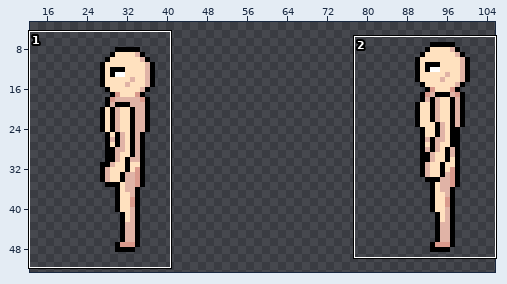
Sprite sheet -- public/assets/Characters/Human/Idle/West/sheet.png. Above: a wide view before the commit, with the close-up outlined.
Close-up. The starting point:
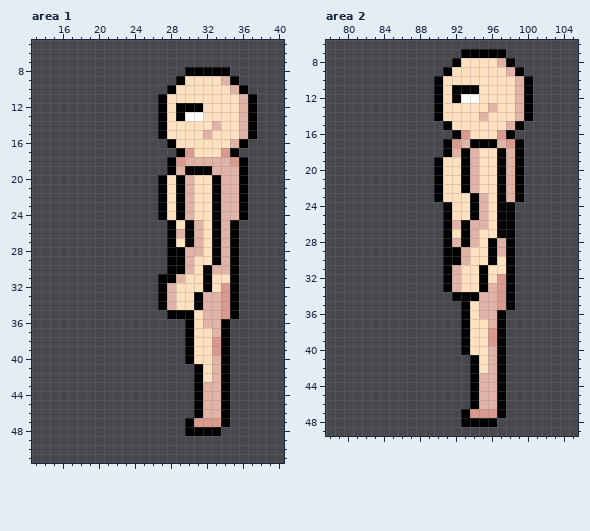
The file is 128x64 pixels. Shown: area 1: x 13..40, y 5..51; area 2: x 78..105, y 6..49. The wide view leaves out empty margins.
New version:
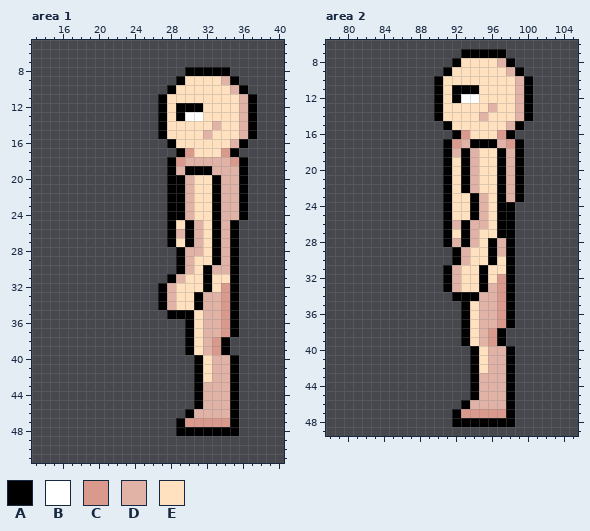
Palette (. is transparent): A #000000  B #ffffff  C #d9998c  D #e0b3a6  E #ffe1bf
Commit message: base player idle finished upgraded trees to a sprite sheet
What changed:
--- area 1
@@ x 25..30 @@
 19 ...ADA
-20 ..AEAD
-21 ..AEAD
-22 ..AEAD
-23 ..AEAD
-24 ..AEAD
+20 ...AAD
+21 ...AAD
+22 ...AAD
+23 ...AAD
+24 ...AAD
 25 ...AEA
@@ x 25..30 @@
 27 ...AEA
-28 ...AAD
-29 ...AAD
-30 ...AAD
-31 ..AADE
+28 ....AD
+29 ....AD
+30 ....AD
+31 ...ADE
 32 ..ADEE
@@ x 27..37 @@
 35 .AAAEDDCA..
-36 ...AEDDA...
-37 ...AEEDA...
-38 ...AEECA...
-39 ...AEECA...
-40 ...AEEDA...
-41 ....AEDA...
-42 ....AEDA...
-43 ....ADDA...
-44 ....ADDA...
-45 ....ADDA...
-46 ....ADDA...
-47 ...ACCCA...
-48 ...AAAA....
+36 ...AEDDCA..
+37 ...AEDDCA..
+38 ...AEDCA...
+39 ...AEDCA...
+40 ....AEDDA..
+41 ....AEDDA..
+42 ....AEDDA..
+43 ....ADDDA..
+44 ....ADDDA..
+45 ....ADDDA..
+46 ...ADDDDA..
+47 ..ACCCCCA..
+48 ..AAAAAAA..
 49 ...........
--- area 2
@@ x 88..93 @@
 18 ...ADA
-19 ..AEEA
-20 ..AEEA
-21 ..AEEA
-22 ..AEEA
-23 ..AEEE
+19 ...AEA
+20 ...AEA
+21 ...AEA
+22 ...AEA
+23 ...AEE
 24 ...AEE
@@ x 89..93 @@
 28 ..ADA
-29 ..AAD
-30 ..AAD
+29 ...AD
+30 ...AD
 31 ..ADE
@@ x 90..100 @@
 35 ...AEDDCA..
-36 ...AEDDA...
-37 ...AEEDA...
-38 ...AEECA...
-39 ...AEECA...
-40 ...AEEDA...
-41 ....AEDA...
-42 ....AEDA...
-43 ....ADDA...
-44 ....ADDA...
-45 ....ADDA...
-46 ....ADDA...
-47 ...ACCCA...
-48 ...AAAA....
+36 ...AEDDCA..
+37 ...AEDDCA..
+38 ...AEDCA...
+39 ...AEDCA...
+40 ....AEDDA..
+41 ....AEDDA..
+42 ....AEDDA..
+43 ....ADDDA..
+44 ....ADDDA..
+45 ....ADDDA..
+46 ...ADDDDA..
+47 ..ACCCCCA..
+48 ..AAAAAAA..
 49 ...........
